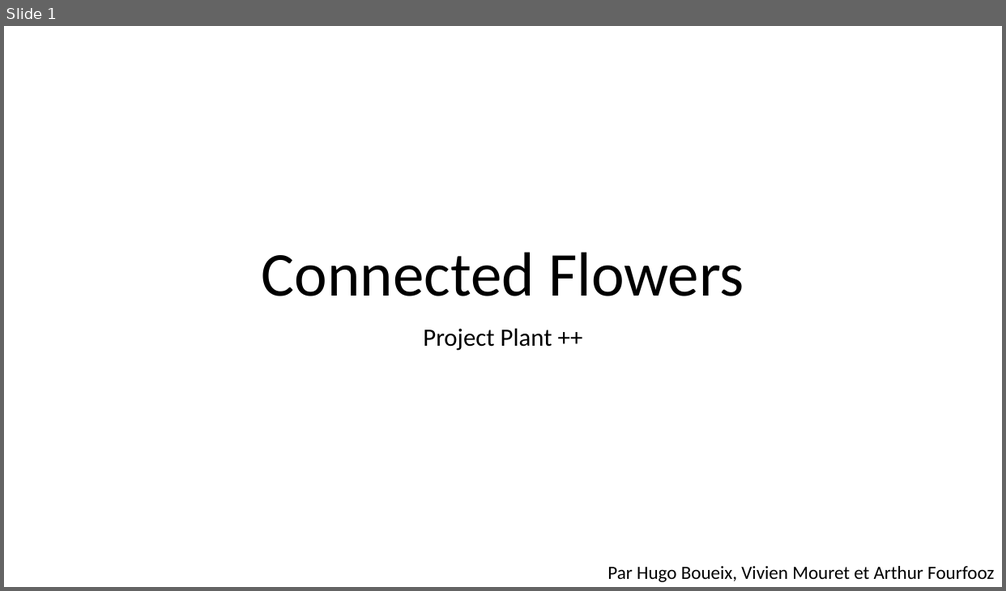
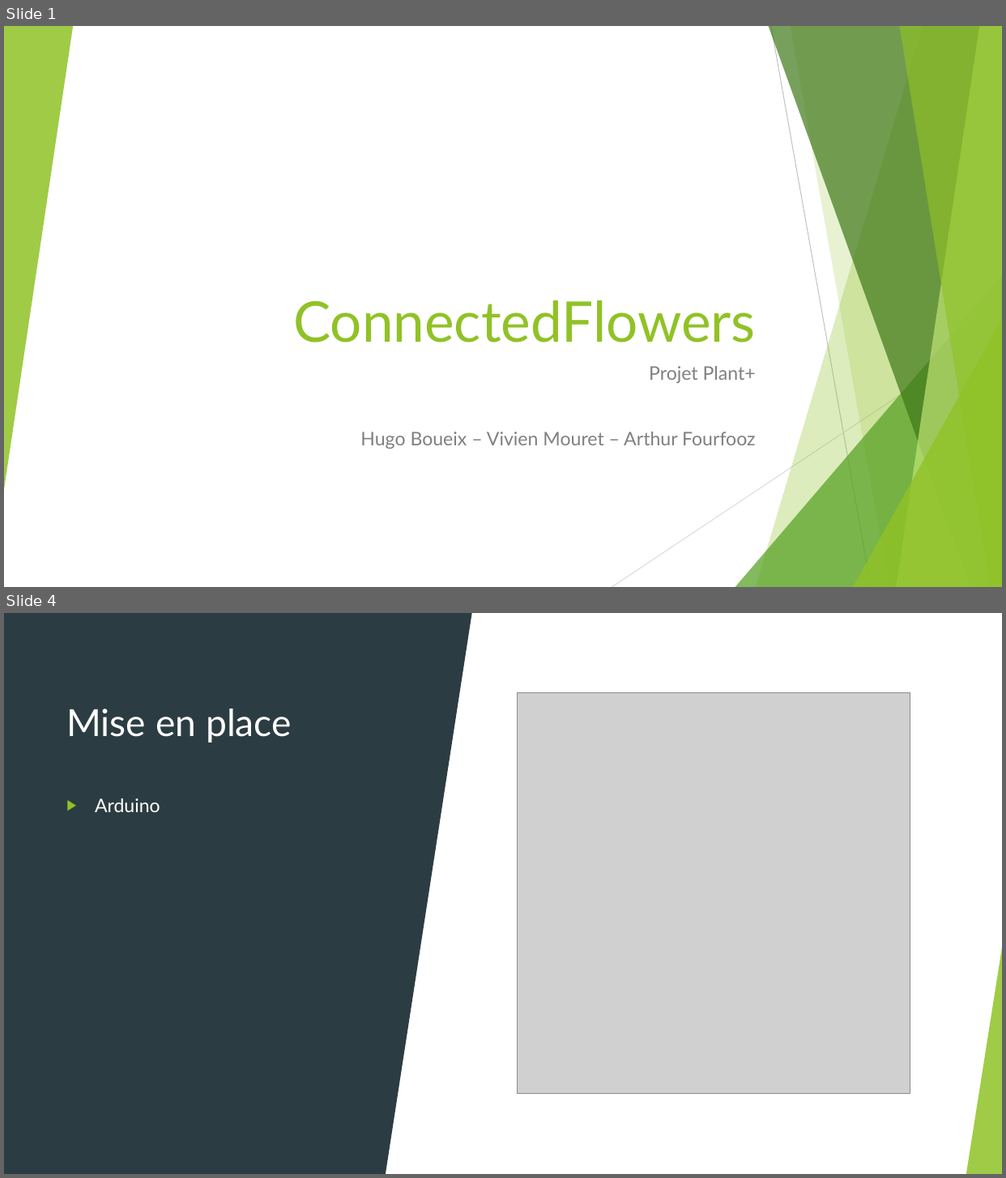
Before and after one commit to hboueix/ConnectedFlowers, a slide deck: Plant+.pptx. Shown one above the other, each under a label of ours: slide 1 before the commit, slides 1 and 4 after it; the slides between them are not shown. The pictures are 1006x591 and 1006x1178 pixels, drawn with LibreOffice and Linux fonts; fonts in the diff are those of the drawing; grey boxes stand for pictures. Boxes give left, top, right and bottom in pixels: in the first picture for what was removed or moved away, otherwise in the second. Text is boxed around its words. In the diff, an @@ line names an element or a change of style, - is before the commit and + after.

```diff
--- a/Plant+.pptx
+++ b/Plant+.pptx
@@ slide 4 added at [4, 613, 1002, 1174], background #FFFFFF; not listed: 9 template elements that a slide beside it also shows @@
@@ rectangle added at [4, 613, 1002, 1174], fill #FFFFFF @@
@@ rectangle added at [4, 613, 386, 1174], fill #2C3C43 @@
@@ triangle added at [386, 613, 473, 1174], fill #2C3C43 @@
@@ title added at [66, 709, 292, 743], 36 pt, text #FFFFFF @@
+Mise en place
@@ picture added at [517, 692, 910, 1093] @@
@@ text added at [95, 798, 160, 812], 18 pt, text #FFFFFF @@
+▶ Arduino
@@ triangle added at [4, 942, 40, 1174], fill #90C226 at 85% opacity @@
@@ triangle added at [967, 942, 1002, 1174], fill #90C226 at 85% opacity @@
@@ slide 1 changed as well @@
@@ group added at [4, 26, 1002, 587]: 5 freeform shapes, 3 triangles, 2 lines @@
@@ title at [293, 301, 756, 343]: text changed; size 60 to 54 pt; font Calibri to Lato; text colour #000000 to #90C226 @@
-Connected Flowers
+ConnectedFlowers
@@ subtitle at [360, 366, 756, 449]: text changed; size 24 to 18 pt; font Calibri to Lato; text colour #000000 to #808080 @@
-Project Plant ++
+Projet Plant+
+Hugo Boueix – Vivien Mouret – Arthur Fourfooz
@@ text removed at [607, 566, 994, 582] @@
-Par Hugo Boueix, Vivien Mouret et Arthur Fourfooz
```
Also in this commit, not shown: 1 other slide changed, 4 other slides added, 5 slides removed, 1 other file.
